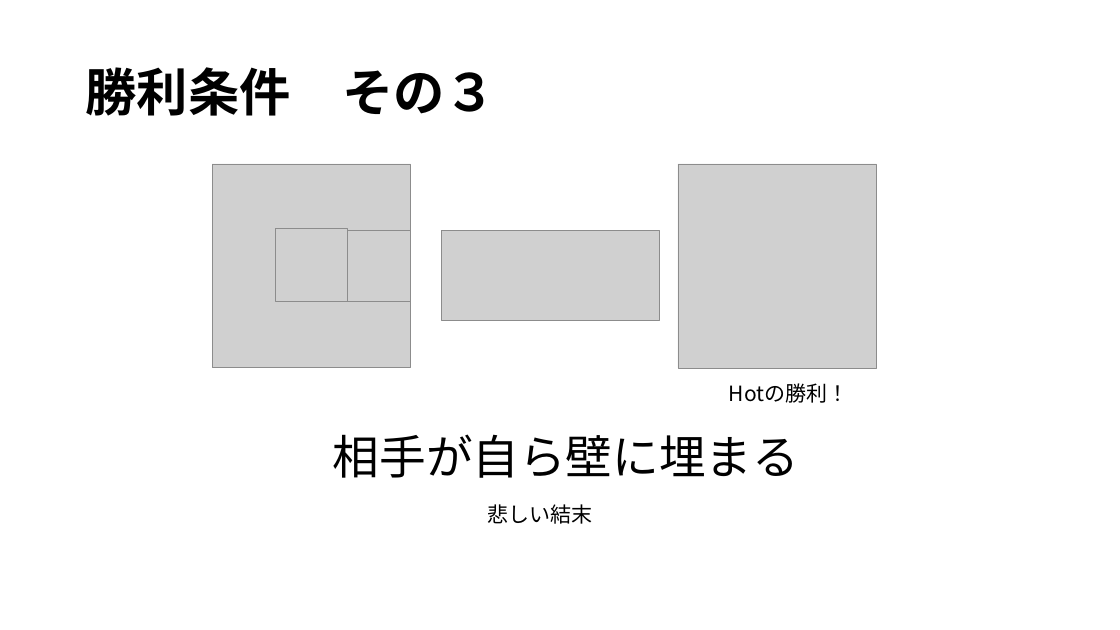
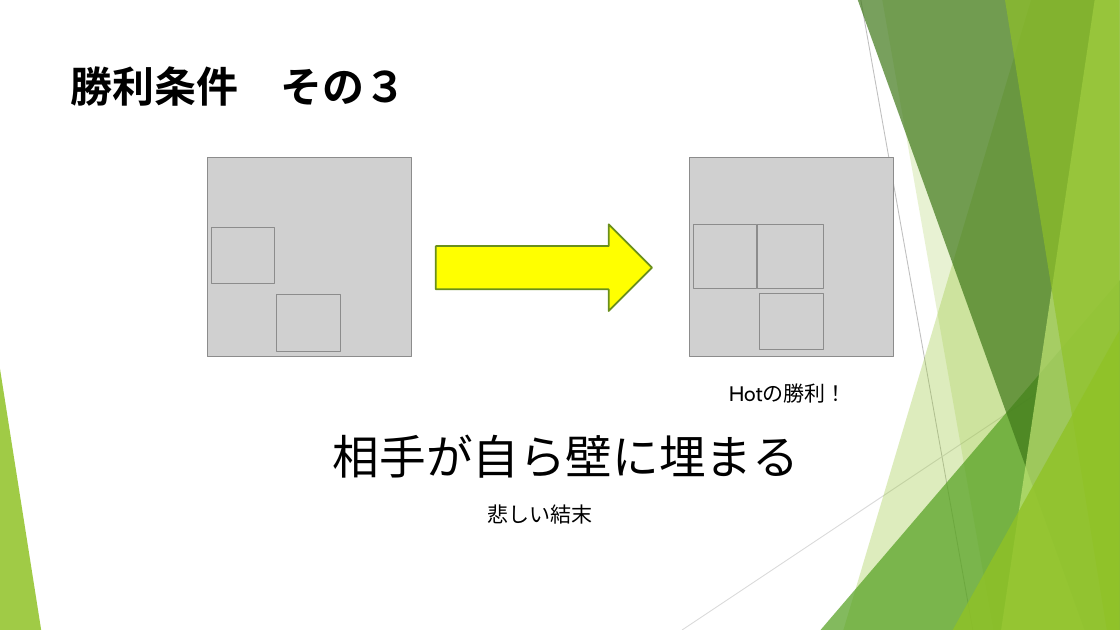
Before and after one commit to noko1024/ChaserDoc, a slide deck: slide 12 of New_U-16.pptx (slide 11 before the commit). Drawn at 1120x630 pixels with LibreOffice and Linux fonts; fonts in the diff are those of the drawing; grey boxes stand for pictures. Boxes give left, top, right and bottom in pixels: in the first picture for what was removed or moved away, otherwise in the second. Text is boxed around its words. In the diff, an @@ line names an element or a change of style, - is before the commit and + after.

```diff
--- a/New_U-16.pptx
+++ b/New_U-16.pptx
@@ title "勝利条件 その３": place and size @@
-title "勝利条件 その３" at [85, 67, 496, 116]
+title "勝利条件 その３" at [71, 66, 407, 106]
@@ title "勝利条件 その３" at [71, 66, 407, 106]: size 44 to 36 pt, font Noto Sans CJK JP to Cabin; line spacing 0.9 to 1; vertical alignment middle to top @@
@@ picture: place and size @@
-picture at [213, 164, 411, 368]
+picture at [208, 157, 413, 357]
@@ picture: place and size @@
-picture at [678, 164, 876, 368]
+picture at [689, 157, 894, 357]
@@ picture added at [211, 227, 275, 283] @@
@@ picture removed at [276, 229, 348, 301] @@
@@ picture removed at [340, 230, 411, 301] @@
@@ right arrow added at [436, 224, 652, 311], fill #FFFF00, outline #6B901C 1.5 pt @@
@@ picture removed at [441, 230, 659, 320] @@
@@ picture added at [693, 224, 757, 288] @@
@@ picture added at [757, 225, 823, 289] @@
@@ picture added at [276, 295, 340, 351] @@
@@ picture added at [760, 293, 823, 350] @@
@@ group added at [0, 0, 1120, 630]: 5 freeform shapes, 3 triangles, 2 lines @@
@@ text "Hotの勝利！" at [729, 383, 847, 403]: font Noto Sans CJK JP to Cabin @@
```
Also in this commit, not shown: 18 other slides changed, 3 slides added, 1 slide removed.
